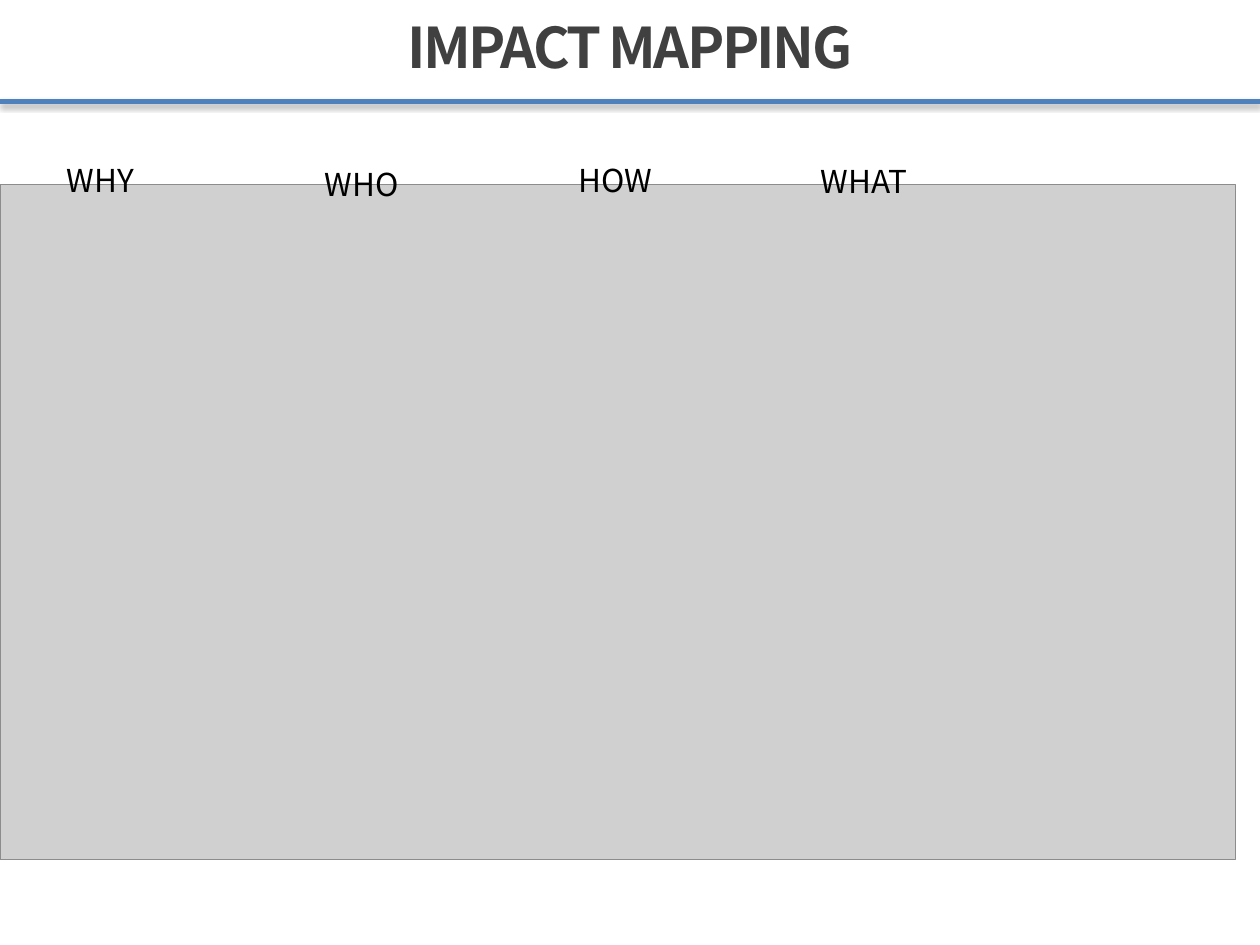
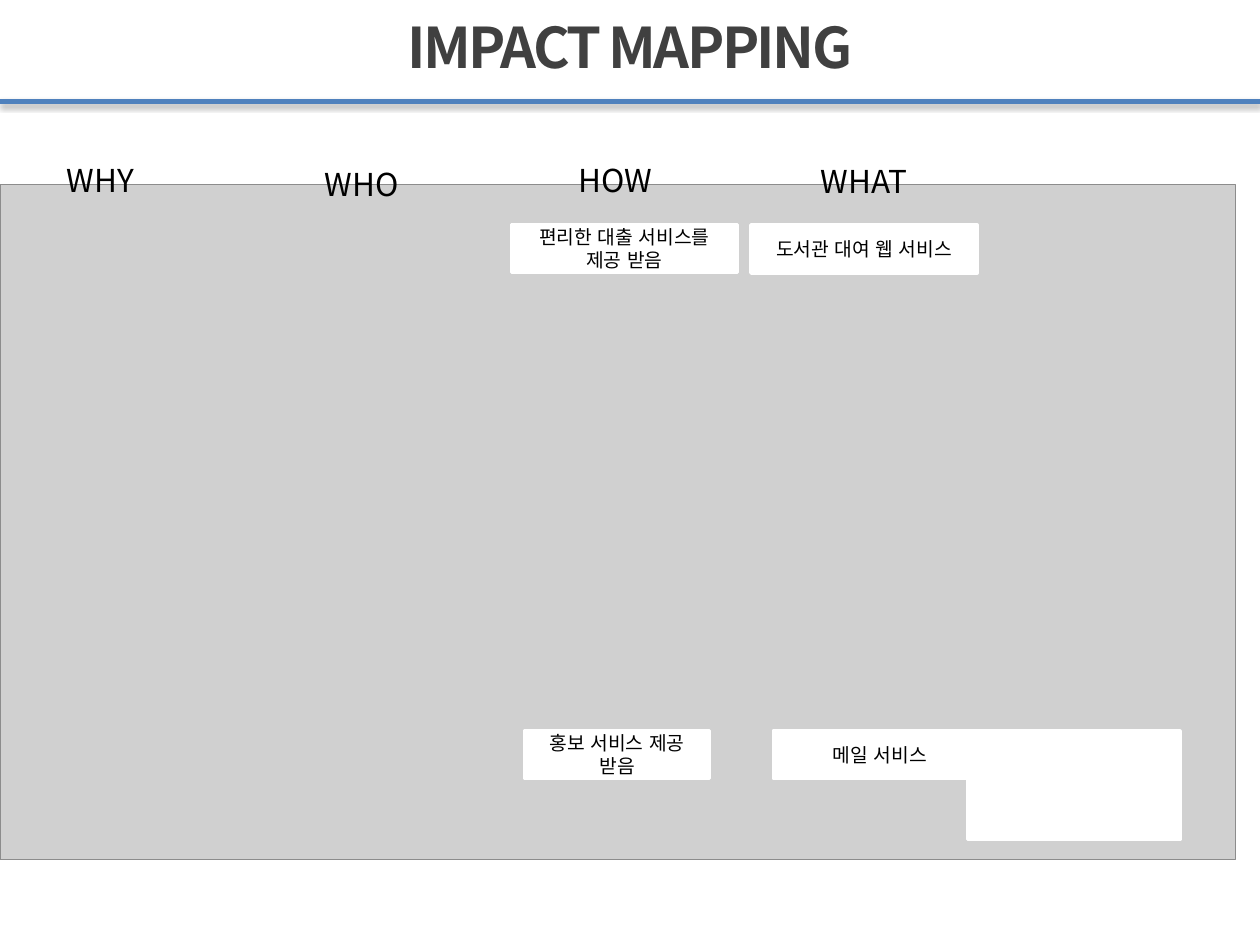
Before and after one commit to inhyuck222/ManiMany, a slide deck: slide 4 of Doc/VISION,IMPACT MAPPING.pptx. Drawn at 1260x945 pixels with LibreOffice and Linux fonts; fonts in the diff are those of the drawing; grey boxes stand for pictures. Boxes give left, top, right and bottom in pixels: in the first picture for what was removed or moved away, otherwise in the second. Text is boxed around its words. In the diff, an @@ line names an element or a change of style, - is before the commit and + after.

```diff
--- a/Doc/VISION,IMPACT MAPPING.pptx
+++ b/Doc/VISION,IMPACT MAPPING.pptx
@@ rectangle added at [512,224,738,272], fill #FFFFFF, outline #FFFFFF 2 pt, 11 pt, text #000000 @@
+편리한 대출 서비스를 제공 받음
@@ rectangle added at [751,226,978,273], fill #FFFFFF, outline #FFFFFF 2 pt, 11 pt, text #000000 @@
+도서관 대여 웹 서비스
@@ rectangle added at [525,731,709,779], fill #FFFFFF, outline #FFFFFF 2 pt, 11 pt, text #000000 @@
+홍보 서비스 제공 받음
@@ rectangle added at [774,731,987,779], fill #FFFFFF, outline #FFFFFF 2 pt, 11 pt, text #000000 @@
+메일 서비스
@@ rectangle added at [968,731,1181,839], fill #FFFFFF, outline #FFFFFF 2 pt @@
```
Also in this commit, not shown: 1 other slide changed.
